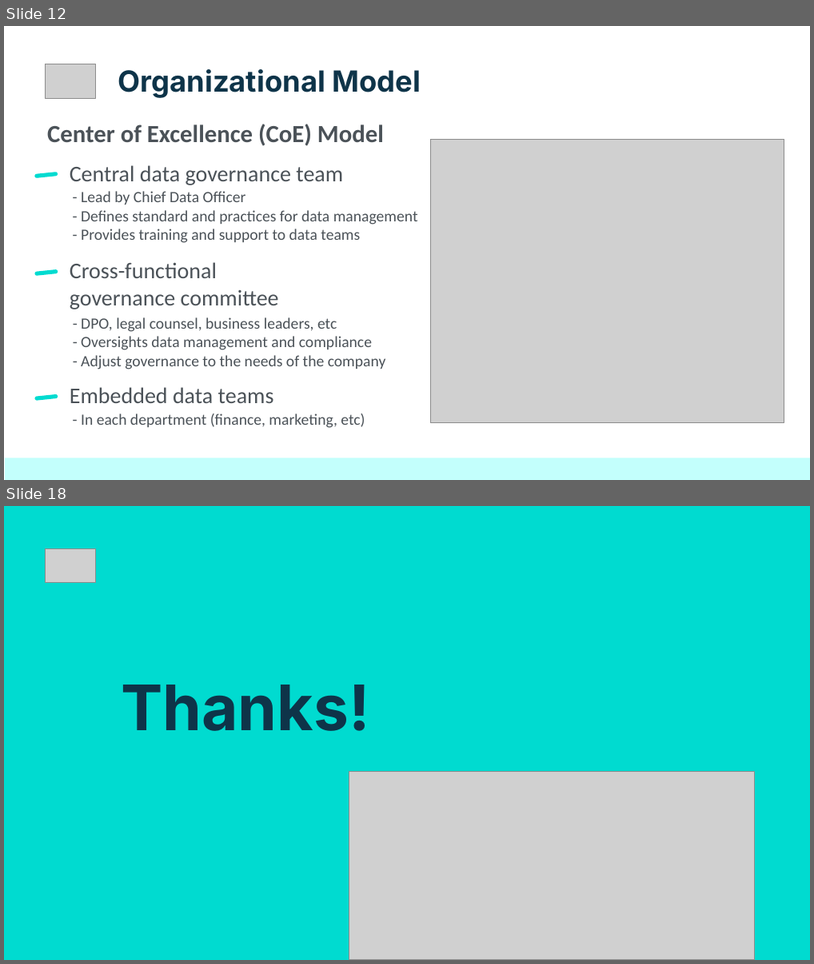
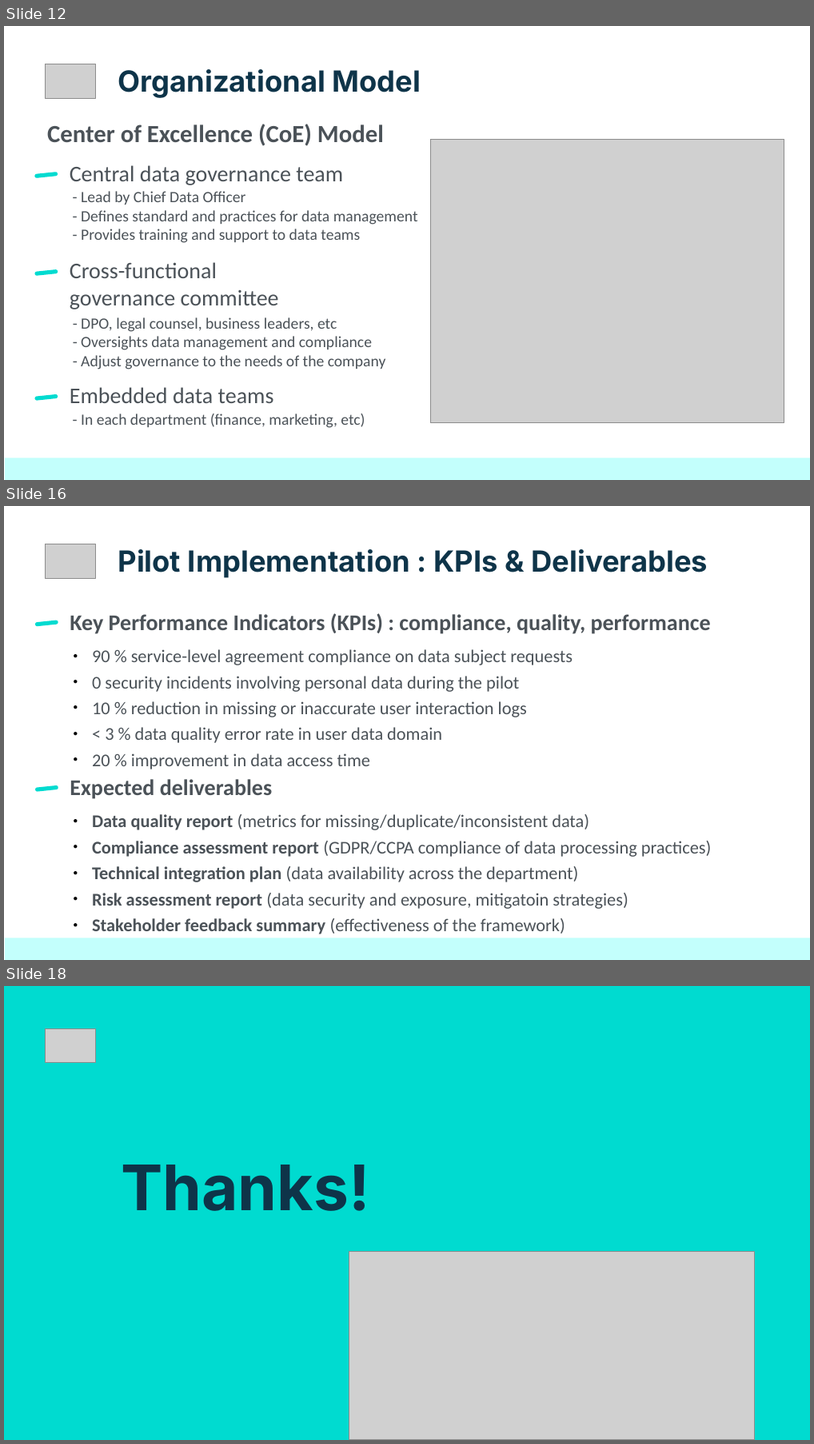
Before and after one commit to netesf13d/jedha-projects, a slide deck: 2-01-Spotify_Data_Governance/presentation/Presentation - 2-01 - Spotify Data Governance.odp. Shown one above the other, each under a label of ours: slides 12 and 18 before the commit, slides 12, 16 and 18 after it; the slides between them are not shown. The pictures are 814x964 and 814x1444 pixels, drawn with LibreOffice and Linux fonts; fonts in the diff are those of the drawing; grey boxes stand for pictures. Boxes give left, top, right and bottom in pixels: in the first picture for what was removed or moved away, otherwise in the second. Text is boxed around its words. In the diff, an @@ line names an element or a change of style, - is before the commit and + after.

```diff
--- a/2-01-Spotify_Data_Governance/presentation/Presentation - 2-01 - Spotify Data Governance.odp
+++ b/2-01-Spotify_Data_Governance/presentation/Presentation - 2-01 - Spotify Data Governance.odp
@@ slide 16 added at (4, 506, 810, 960), background #FFFFFF @@
@@ picture added at (45, 544, 96, 578) @@
@@ title added at (118, 549, 708, 578), 26 pt, text #0E3449, bold @@
+Pilot Implementation : KPIs & Deliverables
@@ rounded rectangle added at (35, 620, 59, 627), fill #00DBD0 @@
@@ title added at (70, 613, 711, 634), 20 pt, text #4B5258, bold @@
+Key Performance Indicators (KPIs) : compliance, quality, performance
@@ text added at (92, 649, 573, 769), 16 pt, text #4B5258 @@
+● 90 % service-level agreement compliance on data subject requests
+● 0 security incidents involving personal data during the pilot
+● 10 % reduction in missing or inaccurate user interaction logs
+● < 3 % data quality error rate in user data domain
+● 20 % improvement in data access time
@@ rounded rectangle added at (35, 784, 59, 791), fill #00DBD0 @@
@@ title added at (70, 779, 272, 799), 20 pt, text #4B5258, bold @@
+Expected deliverables
@@ text added at (92, 814, 712, 934), 16 pt, text #4B5258 @@
+● Data quality report (metrics for missing/duplicate/inconsistent data)
+● Compliance assessment report (GDPR/CCPA compliance of data processing practices)
+● Technical integration plan (data availability across the department)
+● Risk assessment report (data security and exposure, mitigatoin strategies)
+● Stakeholder feedback summary (effectiveness of the framework)
@@ rectangle added at (5, 937, 810, 959), fill #C3FFFC @@
```
Also in this commit, not shown: 4 slides changed, 4 other slides added, 5 slides removed, 4 other files.
